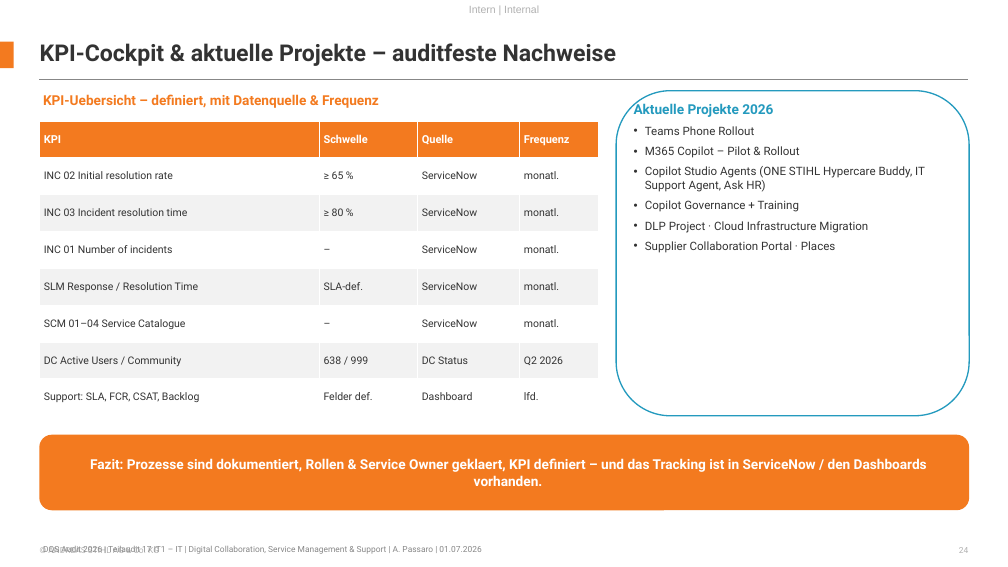
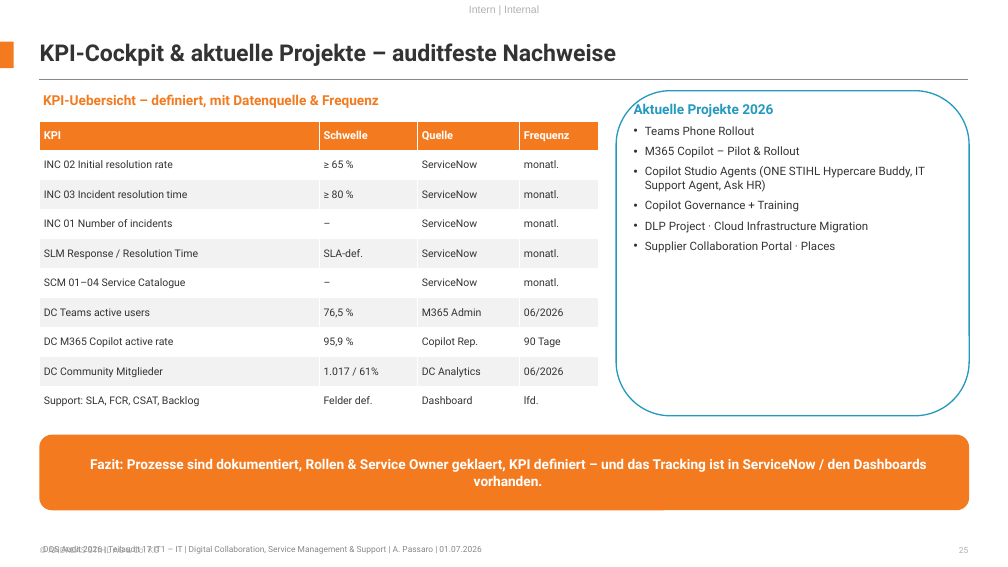
Before and after one commit to apassaro67/SPM, a slide deck: slide 25 of DQS_Audit_IPS_2026_07_01_Passaro.pptx (slide 24 before the commit). Drawn at 1008x567 pixels with LibreOffice and Linux fonts; fonts in the diff are those of the drawing; background and template pictures are left out. Boxes give left, top, right and bottom in pixels: in the first picture for what was removed or moved away, otherwise in the second. Text is boxed around its words. In the diff, an @@ line names an element or a change of style, - is before the commit and + after.

```diff
--- a/DQS_Audit_IPS_2026_07_01_Passaro.pptx
+++ b/DQS_Audit_IPS_2026_07_01_Passaro.pptx
@@ table at (39, 121, 599, 416) @@
-row 7: DC Active Users / Community | 638 / 999 | DC Status | Q2 2026
+row 7: DC Teams active users | 76,5 % | M365 Admin | 06/2026
+row 8: DC M365 Copilot active rate | 95,9 % | Copilot Rep. | 90 Tage
+row 9: DC Community Mitglieder | 1.017 / 61% | DC Analytics | 06/2026
```
Also in this commit, not shown: 1 other slide changed, 1 slide added, 25 other files.
